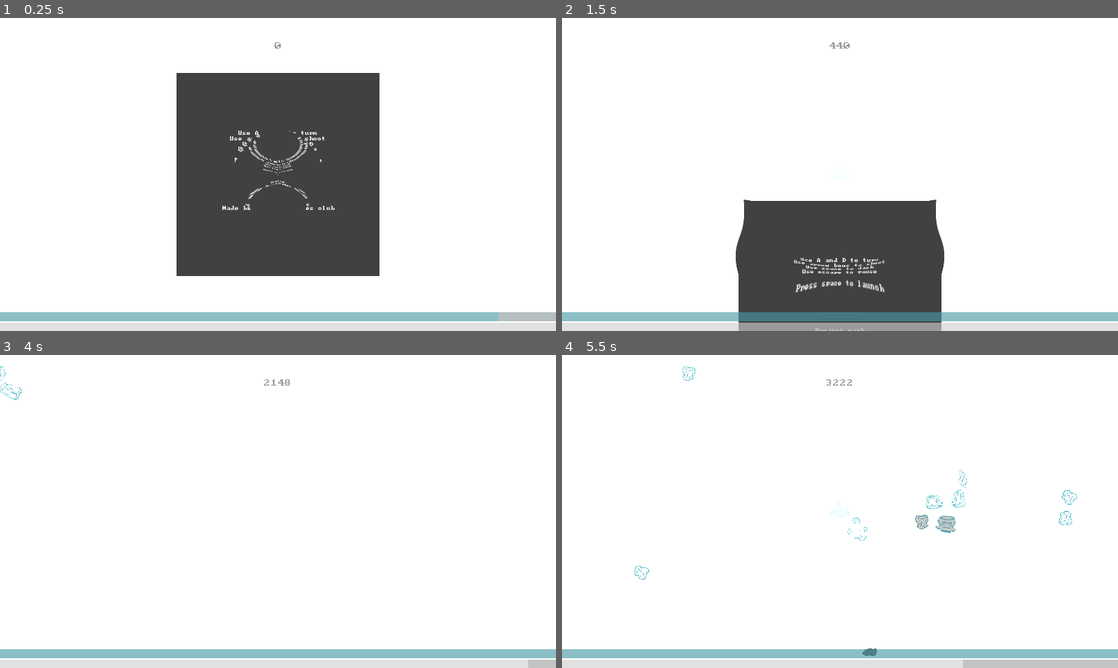
Above: before the commit, frames 1-4 (two rows, left to right).
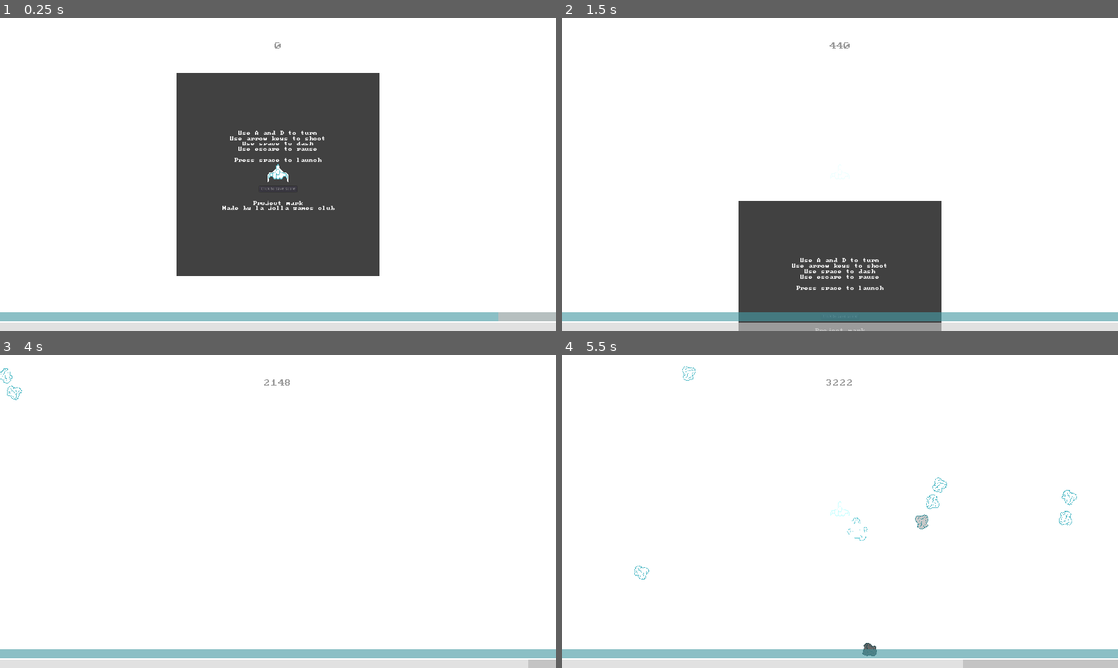
Above: after the commit, the same moments.

Repository: lajollagamesclub/project-mark
Game: Godot game, scene res://Main.tscn
Same seed, same stepped clock (60 frames per second), same inputs: the game is played once before the commit and once after it. The engine's default icon, where the game draws it, is replaced by a stand-in: a white triangle on a blue panel in a dark square.
Inputs:
- Up to frame 1 (0.25 s): no input
- Up to frame 2 (1.5 s): hold E (g_dash_right) 0.53-1.28 s; tap Space (g_dash) at 0.6, 1.35 s; hold S (g_down) from 1.28 s (still down)
- Up to frame 3 (4 s): release S (g_down) at 2.03 s; hold E (g_dash_right) 2.03-2.78 s; tap Space (g_dash) at 2.1, 2.85, 3.6 s; hold Up (g_fire_up) 2.78-3.53 s; hold Q (g_dash_left) from 3.53 s (still down)
- Up to frame 4 (5.5 s): tap Space (g_dash) at 4.35, 5.1 s; release Q (g_dash_left) at 5.03 s; hold S (g_down) from 5.03 s (still down)

The runs differ from the first frame. In frame 1, 0.7% of the frame differs, in the area x 42-58%, y 36-62%; in frame 2, 0.9%, in the area x 31-69%, y 58-88%; in frame 3, less than 0.1%; in frame 4, 0.4%.

Commit message:
Add hyperspace bg to distort shader

Diff:
--- a/src/RadialDistortion.gd
+++ b/src/RadialDistortion.gd
@@ -1,10 +1,32 @@
 tool
 extends SimpleQuad
+
+export var reset = false setget set_reset
+
+var direction: float = 1.0
+
+func _ready():
+	set_process(false)
+	material.set_shader_param("dist", 0.0)
+
+func set_reset(new_reset):
+#	reset = new_reset
+	time = 0.0
+	set_process(true)
 
 var time: float = 0.0
 
 func _process(delta):
-	if time >= 1.0:
-		time = 0.0
+	if time >= 1.2:
+#		time = 0.0
+		set_process(false)
 	time += delta/4.0
-	material.set_shader_param("dist", time)
+	material.set_shader_param("dist", time*direction)
+
+func into_hyperspace():
+	self.reset = true
+	direction = 1.0
+
+func outof_hyperspace():
+	self.reset = true
+	direction = -1.0
--- a/src/RadialDistortion.tscn
+++ b/src/RadialDistortion.tscn
@@ -8,16 +8,26 @@
 uniform vec2 center = vec2(960, 540);
 uniform float width = 0.1;
 uniform float dist = 0.2;
+uniform vec4 multiply_color = vec4(1.0);
 
 float on_circle(float in_dist) {
 	return max(0.0, -pow((2.0/width)*(in_dist-dist), 2.0) + 1.0);
 }
 
-vec2 distort(vec2 in_pos, float time) {
+vec2 hard_distort(vec2 in_pos, float time) {
 	vec2 to_return = vec2(0.0);
 
 	float cur_dist = length(in_pos);
 	to_return = (normalize(in_pos)*(cur_dist + sin(time*5.0 + cur_dist*5.0)*0.1)) - normalize(in_pos)*cur_dist;
+
+	return to_return;
+}
+
+vec2 soft_distort(vec2 in_pos, float time) {
+	vec2 to_return = vec2(0.0);
+
+	to_return = vec2(cos(time + in_pos.y*10.0), sin(time + in_pos.x*10.0))*0.02;
+	to_return = vec2(cos(time + in_pos.y*10.0), sin(time + in_pos.x*10.0))*0.02;
 
 	return to_return;
 }
@@ -30,16 +40,19 @@
 	centered_uv.x *= x_multiplier;
 
 	float in_dist_factor = 0.0;
+	float in_overriding_circle = 0.0;
 
 	float dist_from_center = length(centered_uv);
 	in_dist_factor = on_circle(dist_from_center);
+	in_overriding_circle = step(dist, dist_from_center)*-1.0 + 1.0;
 
-	centered_uv += distort(centered_uv, TIME)*in_dist_factor;
-//	centered_uv += distort(centered_uv, TIME);
+	centered_uv += hard_distort(centered_uv, TIME)*in_dist_factor*min(dist*5.0, 1.0);
+	centered_uv += soft_distort(centered_uv, TIME)*in_overriding_circle;
+//	centered_uv += hard_distort(centered_uv, TIME);
 	centered_uv.x /= x_multiplier;
 	uv = (centered_uv + vec2(0.5));
 
-	COLOR = textureLod(SCREEN_TEXTURE, uv, 0.0);
+	COLOR = textureLod(SCREEN_TEXTURE, uv, 0.0)*mix(vec4(1.0),multiply_color,in_overriding_circle);
 //	COLOR = vec4(in_dist_factor);
 //	COLOR = vec4(1.0);
 }"
@@ -48,7 +61,8 @@
 shader = SubResource( 1 )
 shader_param/center = Vector2( 960, 540 )
 shader_param/width = 0.162
-shader_param/dist = 0.537471
+shader_param/dist = 0.710691
+shader_param/multiply_color = Plane( 1.002, 0.771, 0.856, 1 )
 
 [node name="RadialDistortion" type="Node2D"]
 material = SubResource( 2 )
